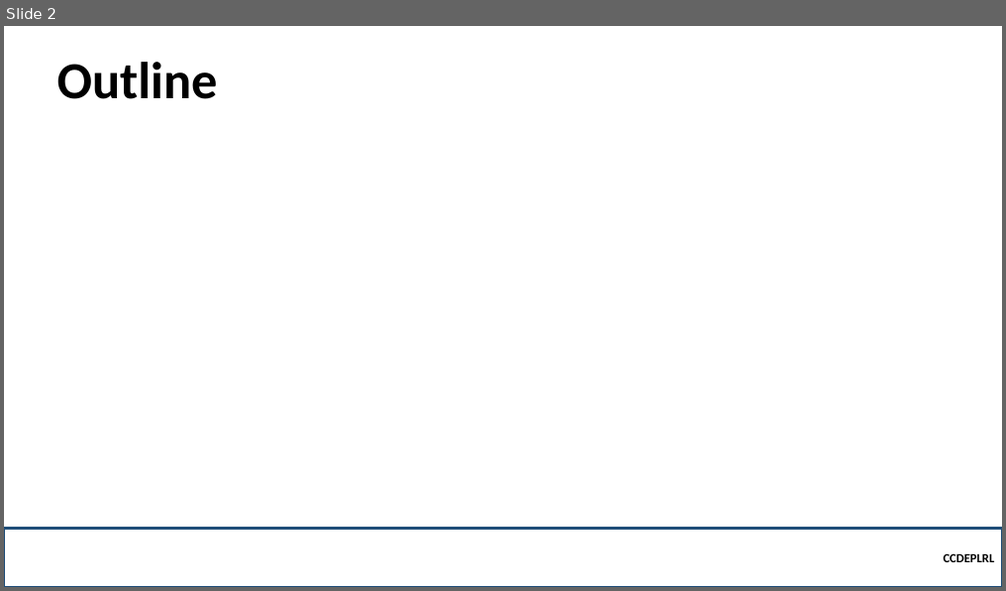
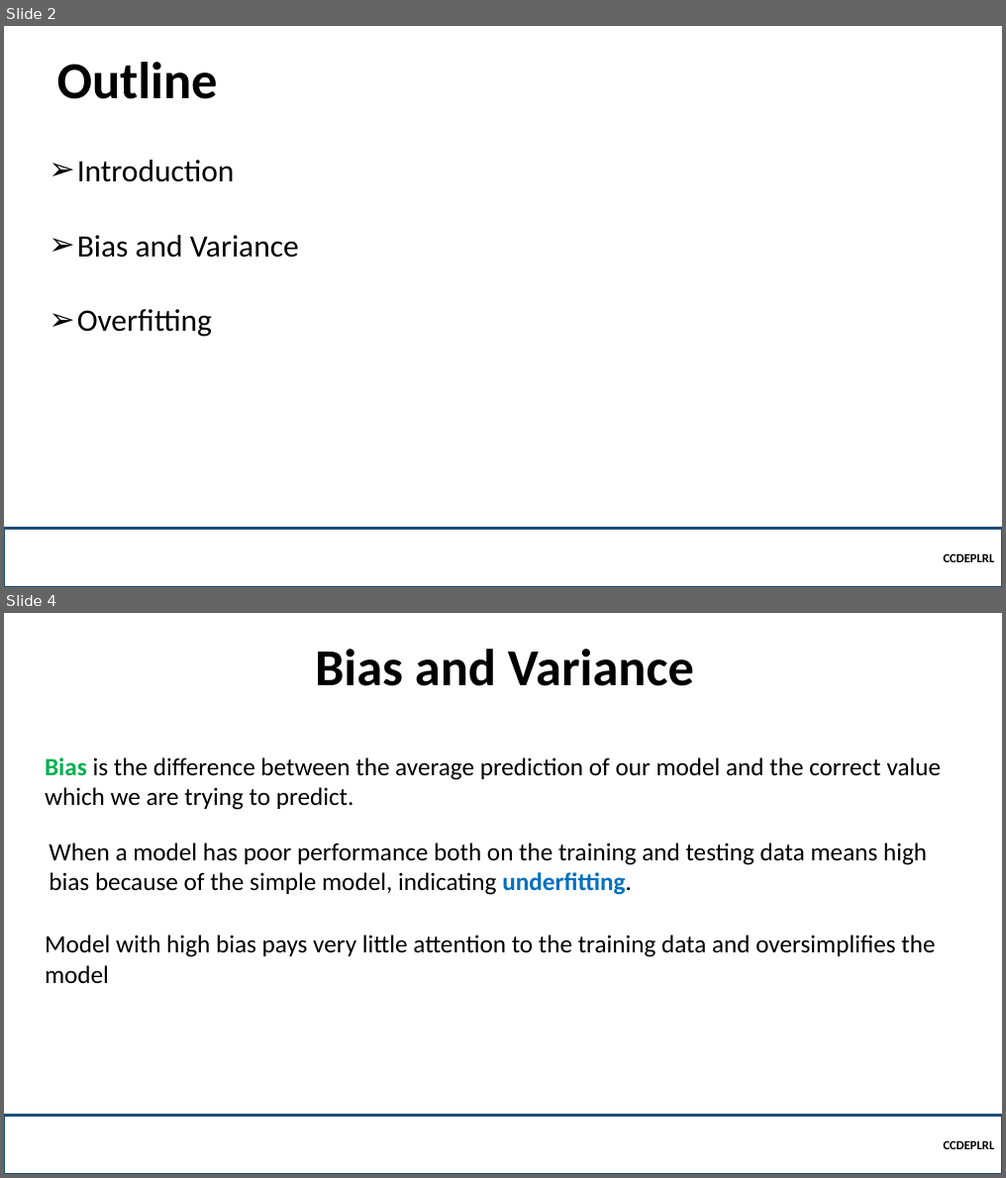
Before and after one commit to robitussin/CCDEPLRL, a slide deck: Week 3 - Neural Networks in Practice/Overfitting.pptx. Shown one above the other, each under a label of ours: slide 2 before the commit, slides 2 and 4 after it; the slides between them are not shown. The pictures are 1006x591 and 1006x1178 pixels, drawn with LibreOffice and Linux fonts; fonts in the diff are those of the drawing; background and template pictures are left out. Boxes give left, top, right and bottom in pixels: in the first picture for what was removed or moved away, otherwise in the second. Text is boxed around its words. In the diff, an @@ line names an element or a change of style, - is before the commit and + after.

Commit message:
added mini batch and overfitting

```diff
--- a/Week 3 - Neural Networks in Practice/Overfitting.pptx
+++ b/Week 3 - Neural Networks in Practice/Overfitting.pptx
@@ slide 4 added at (x1=4, y1=613, x2=1002, y2=1174), background picture (left out) @@
@@ title added at (x1=315, y1=649, x2=694, y2=686), 50 pt, text #000000, bold @@
+Bias and Variance
@@ text added at (x1=45, y1=758, x2=942, y2=810), 24 pt, text #000000 @@
+Bias is the difference between the average prediction of our model and the correct value which we are trying to predict.
@@ text added at (x1=49, y1=843, x2=927, y2=895), 24 pt, text #000000 @@
+When a model has poor performance both on the training and testing data means high bias because of the simple model, indicating underfitting.
@@ text added at (x1=45, y1=935, x2=935, y2=983), 24 pt, text #000000 @@
+Model with high bias pays very little attention to the training data and oversimplifies the model
@@ rectangle added at (x1=4, y1=1115, x2=1002, y2=1174), outline #1F4E79 2.25 pt, 12 pt, text #000000, bold @@
+CCDEPLRL
@@ slide 2 changed as well @@
@@ text added at (x1=77, y1=160, x2=299, y2=337), 30 pt, text #000000 @@
+➢ Introduction
+➢ Bias and Variance
+➢ Overfitting
```
Also in this commit, not shown: 1 other slide changed, 8 other slides added, 2 other files.
